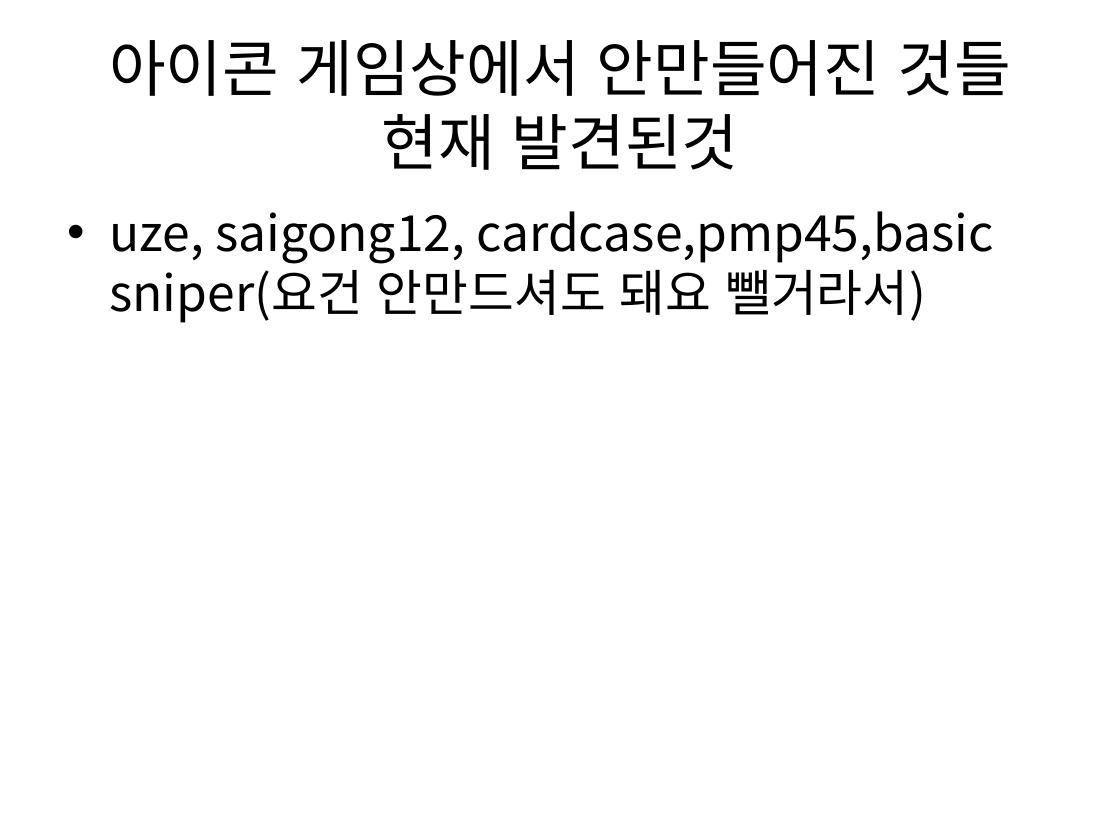
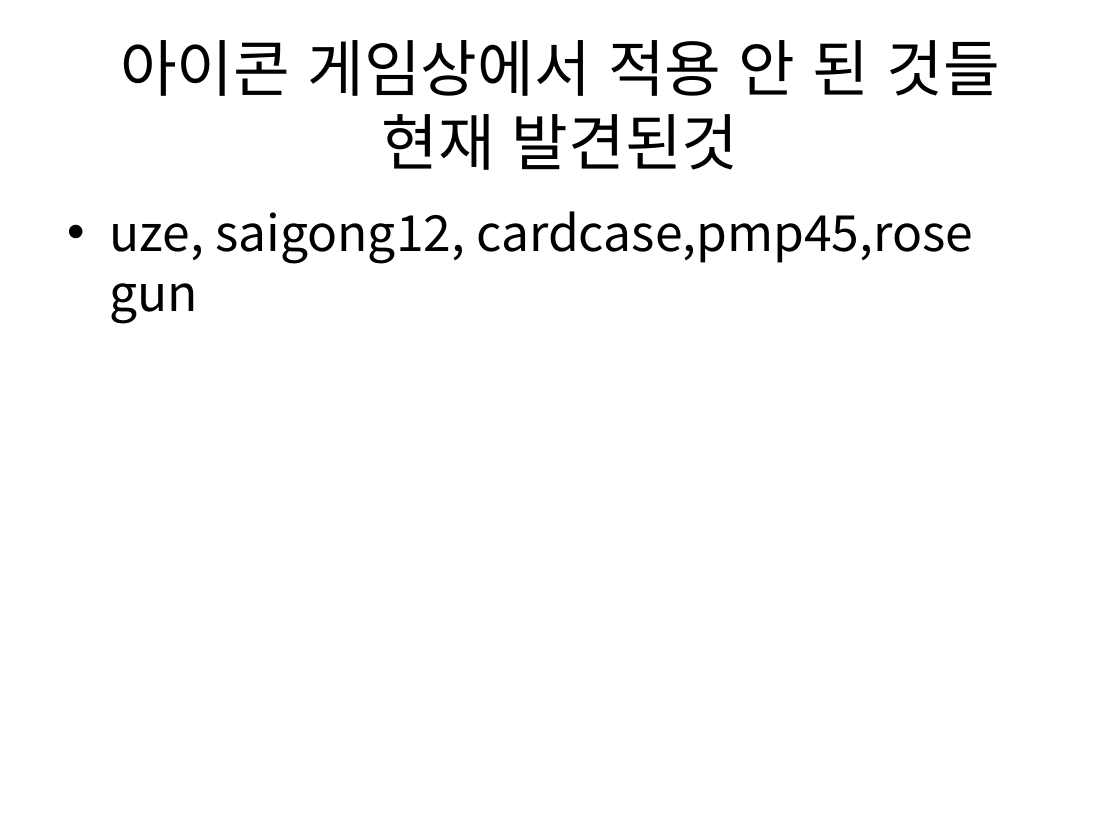
Before and after one commit to gkdlgndpdu/EscapeJail, a slide deck: slide 61 of EscapeJail/Assets/기획/스테이지1기획.pptx. Drawn at 1120x840 pixels with LibreOffice and Linux fonts; fonts in the diff are those of the drawing. Boxes give left, top, right and bottom in pixels: in the first picture for what was removed or moved away, otherwise in the second. Text is boxed around its words. In the diff, an @@ line names an element or a change of style, - is before the commit and + after.

Commit message:
패시브 스킬 ui추가 및 패시브 스킬명 및 설명 ppt에 추가, x표시 ui추가(xsign), 캐릭터 선택 화면에서 쓸 손가락 모양 ui추가(selecthand)

```diff
--- a/EscapeJail/Assets/기획/스테이지1기획.pptx
+++ b/EscapeJail/Assets/기획/스테이지1기획.pptx
@@ title at <box>120,40,999,170</box>: text changed @@
-아이콘 게임상에서 안만들어진 것들 현재 발견된것
+아이콘 게임상에서 적용 안 된 것들 현재 발견된것
@@ text at <box>109,211,973,323</box>: text changed @@
-• uze, saigong12, cardcase,pmp45,basic sniper(요건 안만드셔도 돼요 뺄거라서)
+• uze, saigong12, cardcase,pmp45,rose gun
```
Also in this commit, not shown: 2 other slides changed, 24 other files.
